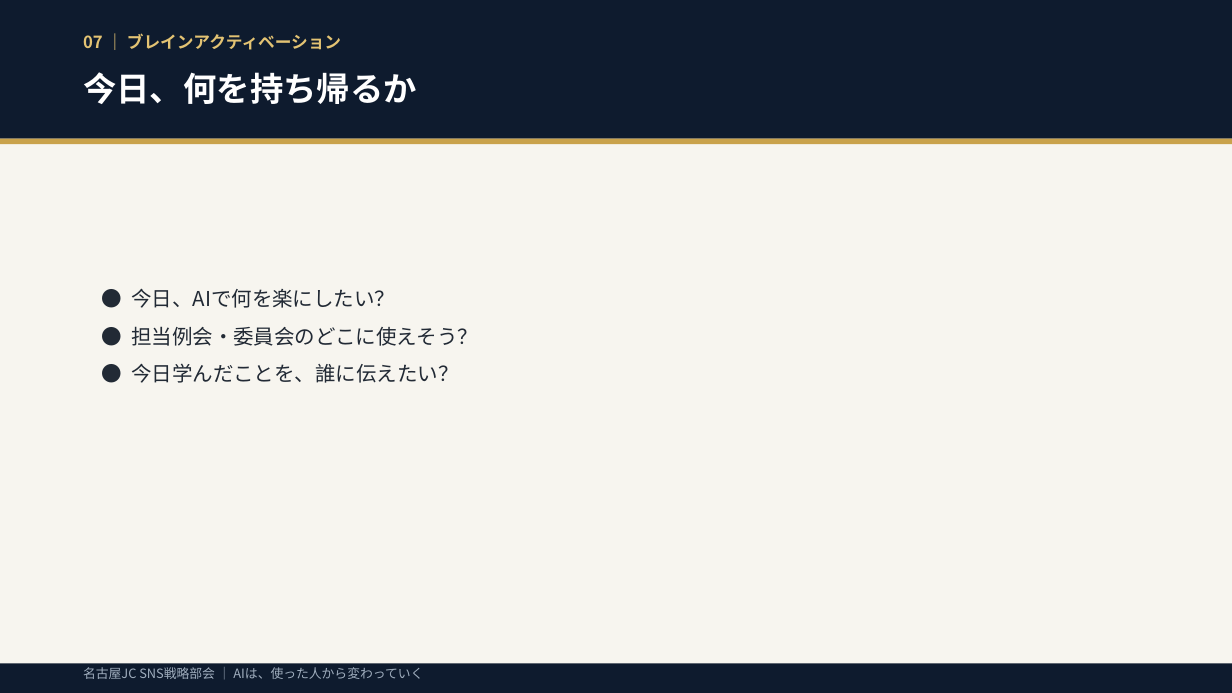
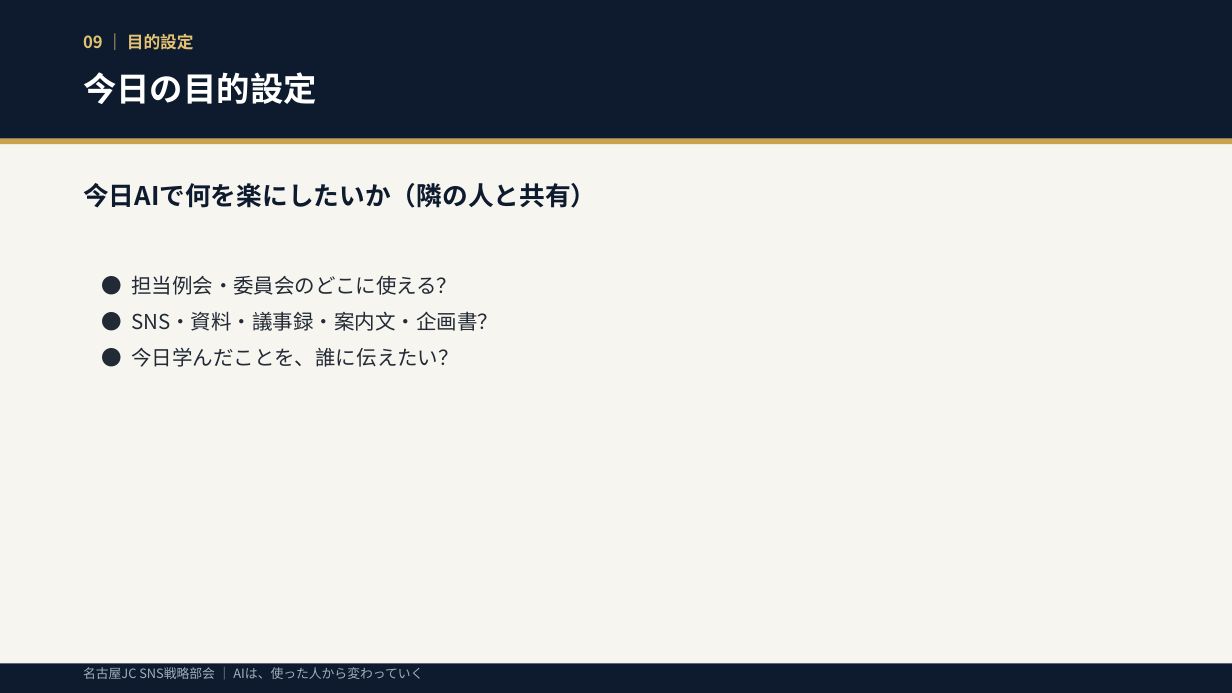
Before and after one commit to unaginobori1205/bushido-dev, a slide deck: slide 9 of ai_sns_seminar_deck.pptx (slide 7 before the commit). Drawn at 1232x693 pixels with LibreOffice and Linux fonts; fonts in the diff are those of the drawing. Boxes give left, top, right and bottom in pixels: in the first picture for what was removed or moved away, otherwise in the second. Text is boxed around its words. In the diff, an @@ line names an element or a change of style, - is before the commit and + after.

```diff
--- a/ai_sns_seminar_deck.pptx
+++ b/ai_sns_seminar_deck.pptx
@@ text at <box>83,34,194,50</box>: text changed @@
-07 ｜ ブレインアクティベーション
+09 ｜ 目的設定
@@ text at <box>83,72,317,104</box>: text changed @@
-今日、何を持ち帰るか
+今日の目的設定
@@ text added at <box>83,183,596,208</box>, 20 pt, text #0E1B2E, bold @@
+今日AIで何を楽にしたいか（隣の人と共有）
@@ text "● 担当例会・委員会のどこに使える？": place and size @@
-text "● 担当例会・委員会のどこに使える？" at <box>131,288,478,383</box>
+text "● 担当例会・委員会のどこに使える？" at <box>131,275,498,367</box>
@@ text at <box>131,275,498,331</box>: text changed @@
-● 今日、AIで何を楽にしたい？
-● 担当例会・委員会のどこに使えそう？
+● 担当例会・委員会のどこに使える？
+● SNS・資料・議事録・案内文・企画書？
@@ text at <box>131,347,459,367</box>: less space between paragraphs @@
```
Also in this commit, not shown: 18 other slides changed, 2 slides added, 1 slide removed, 2 other files.
